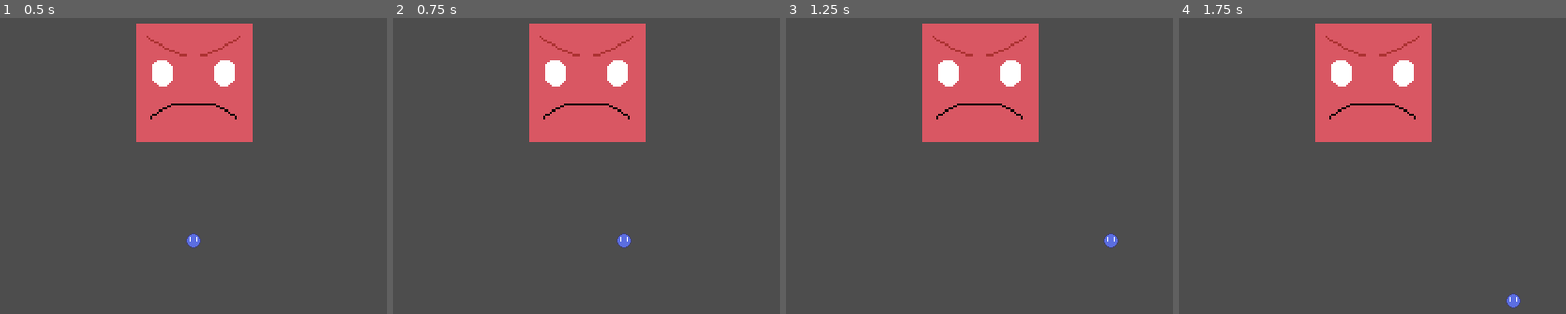
Above: before the commit, frames 1-4 (left to right).
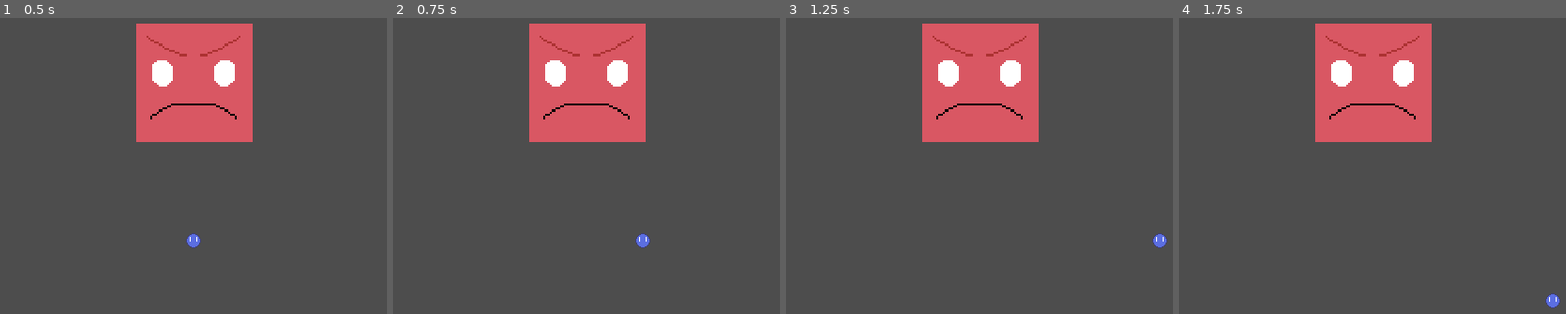
Above: after the commit, the same moments.

Repository: theloosygoose/new_battle_mechanics
Game: Godot game, scene res://battle_scene/battle_scene.tscn
The game is run twice, just before and just after one commit, with the same random seed, the same clock (stepped at 60 frames per second) and the same inputs.
Inputs:
- Up to frame 1 (0.5 s): no input
- Up to frame 2 (0.75 s): tap Enter at 0.5 s; hold D (move_right) from 0.53 s (still down)
- Up to frame 3 (1.25 s): keep holding D (move_right)
- Up to frame 4 (1.75 s): release D (move_right) at 1.28 s; hold S (move_down) from 1.28 s (still down)

Frame 1 is identical in both runs. In frame 2, 0.3% of the frame differs, in the area x 57-67%, y 72-78%; in frame 3, 0.3%; in frame 4, 0.3%.

Commit message:
projectiles working

Diff:
--- a/battle_scene/components/shooter/shooter.gd
+++ b/battle_scene/components/shooter/shooter.gd
@@ -6,28 +6,27 @@
 @export var projectile: PackedScene
 @export var shooter_resource: ShooterResource
 
-
-var can_shoot: bool = true
-var elapsed_time: float
-
-
-@onready var battlescene: BattleScene = $BattleScene
-
 @onready var cooldown_time: float = shooter_resource.cooldown_time
 #var pattern:= shooter_resource.pattern
 
+var can_shoot: bool = true
+var elapsed_time: float = 0.0
+
+var root: Node
+
+
+func _ready() -> void:
+	root = get_tree().root
+
 func _process(delta: float) -> void:
-	elapsed_time += delta
-
-	if elapsed_time >= cooldown_time:
-		can_shoot = true
-		elapsed_time = 0.0
-	else:
-		can_shoot = false
+	check_cooldown(delta)
 
 	if can_shoot:
 		if input_shoot():
+
 			fire_projectile()
+			can_shoot = false
+			elapsed_time = 0.0
 
 
 func input_shoot() -> bool:
@@ -38,5 +37,12 @@
 
 func fire_projectile() -> void:
 	var loaded: Projectile = projectile.instantiate()
+
 	loaded.position = global_position
-	add_child(loaded)
+	root.add_child(loaded)
+
+func check_cooldown(delta: float) -> void:
+	elapsed_time += delta
+
+	if elapsed_time >= cooldown_time:
+		can_shoot = true
--- a/battle_scene/player/character_resources/01_character.tres
+++ b/battle_scene/player/character_resources/01_character.tres
@@ -5,5 +5,5 @@
 
 [resource]
 script = ExtResource("1_580qy")
-speed = 200.0
+speed = 300.0
 sprite = ExtResource("2_orelw")
--- a/battle_scene/projectiles/projectile_base.gd
+++ b/battle_scene/projectiles/projectile_base.gd
@@ -5,18 +5,20 @@
 @export var proj_data: ProjectileResource
 
 ## How does the projectile _look?
-@onready var texture:Texture2D = proj_data.texture
-@onready var shader:ShaderMaterial = proj_data.shader
+@onready var proj_texture: Texture = proj_data.texture
+@onready var proj_shader: ShaderMaterial = proj_data.shader
+@onready var proj_scale: Vector2 = proj_data.scale
 
 ## How does the projectile move?
 @onready var speed: float = proj_data.linear_velocity
-@onready var proj_scale: Vector2 = proj_data.scale
 @onready var damage: float = proj_data.damage
 
-var direction: Vector2
+@onready var sprite: Sprite2D = $Sprite2D
+
+var direction: Vector2 = Vector2.UP
 
 func _ready() -> void:
-	print_debug("Created new bullett")
+	sprite.texture = proj_texture
 
 func _physics_process(delta: float) -> void:
 	var velocity: Vector2 = speed * direction
--- a/battle_scene/projectiles/projectile_resource.gd
+++ b/battle_scene/projectiles/projectile_resource.gd
@@ -2,7 +2,7 @@
 class_name ProjectileResource
 
 ## How does the projectile look?
-@export var texture: Texture2D
+@export var texture: Texture
 @export var shader: ShaderMaterial
 
 
--- a/battle_scene/projectiles/resources/projectile_base.tres
+++ b/battle_scene/projectiles/resources/projectile_base.tres
@@ -1,9 +1,11 @@
-[gd_resource type="Resource" script_class="ProjectileResource" load_steps=2 format=3 uid="uid://gm3l47ruk81h"]
+[gd_resource type="Resource" script_class="ProjectileResource" load_steps=3 format=3 uid="uid://gm3l47ruk81h"]
 
 [ext_resource type="Script" path="res://battle_scene/projectiles/projectile_resource.gd" id="1_pgpbi"]
+[ext_resource type="Texture2D" uid="uid://cyebs7v1jj6wi" path="res://battle_scene/projectiles/assets/white_pill.png" id="2_1dyy0"]
 
 [resource]
 script = ExtResource("1_pgpbi")
-linear_velocity = 0.0
+texture = ExtResource("2_1dyy0")
+linear_velocity = 1000.0
 scale = Vector2(0, 0)
-damage = 0.0
+damage = 10.0
--- a/battle_scene/projectiles/scenes/projectile_base.tscn
+++ b/battle_scene/projectiles/scenes/projectile_base.tscn
@@ -1,7 +1,6 @@
-[gd_scene load_steps=5 format=3 uid="uid://byl0w62oufr02"]
+[gd_scene load_steps=4 format=3 uid="uid://byl0w62oufr02"]
 
 [ext_resource type="Script" path="res://battle_scene/projectiles/projectile_base.gd" id="1_nmkv8"]
-[ext_resource type="Texture2D" uid="uid://cyebs7v1jj6wi" path="res://battle_scene/projectiles/assets/white_pill.png" id="1_vfvip"]
 [ext_resource type="Resource" uid="uid://gm3l47ruk81h" path="res://battle_scene/projectiles/resources/projectile_base.tres" id="2_cbh0d"]
 
 [sub_resource type="RectangleShape2D" id="RectangleShape2D_ta12k"]
@@ -14,7 +13,6 @@
 [node name="Sprite2D" type="Sprite2D" parent="."]
 position = Vector2(1.26277, 0.0701542)
 scale = Vector2(1.2918, 1.19346)
-texture = ExtResource("1_vfvip")
 
 [node name="CollisionShape2D" type="CollisionShape2D" parent="."]
 position = Vector2(0.93529, 0.535772)
